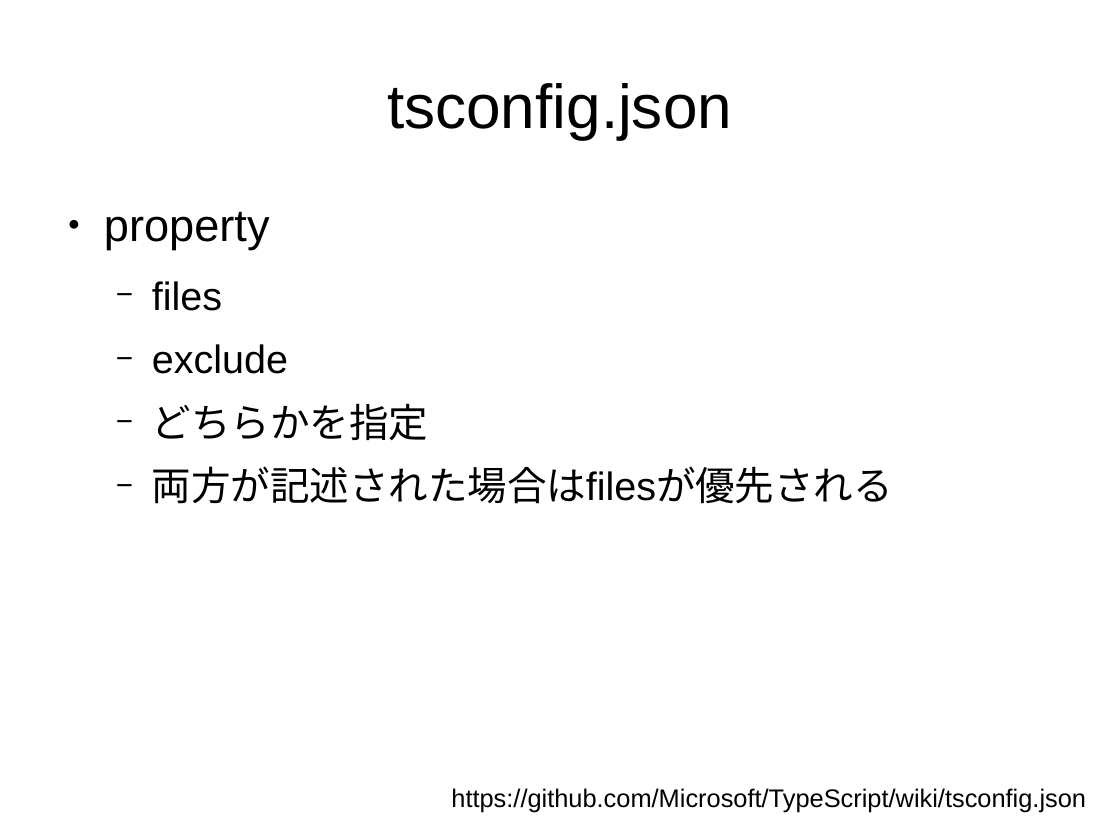
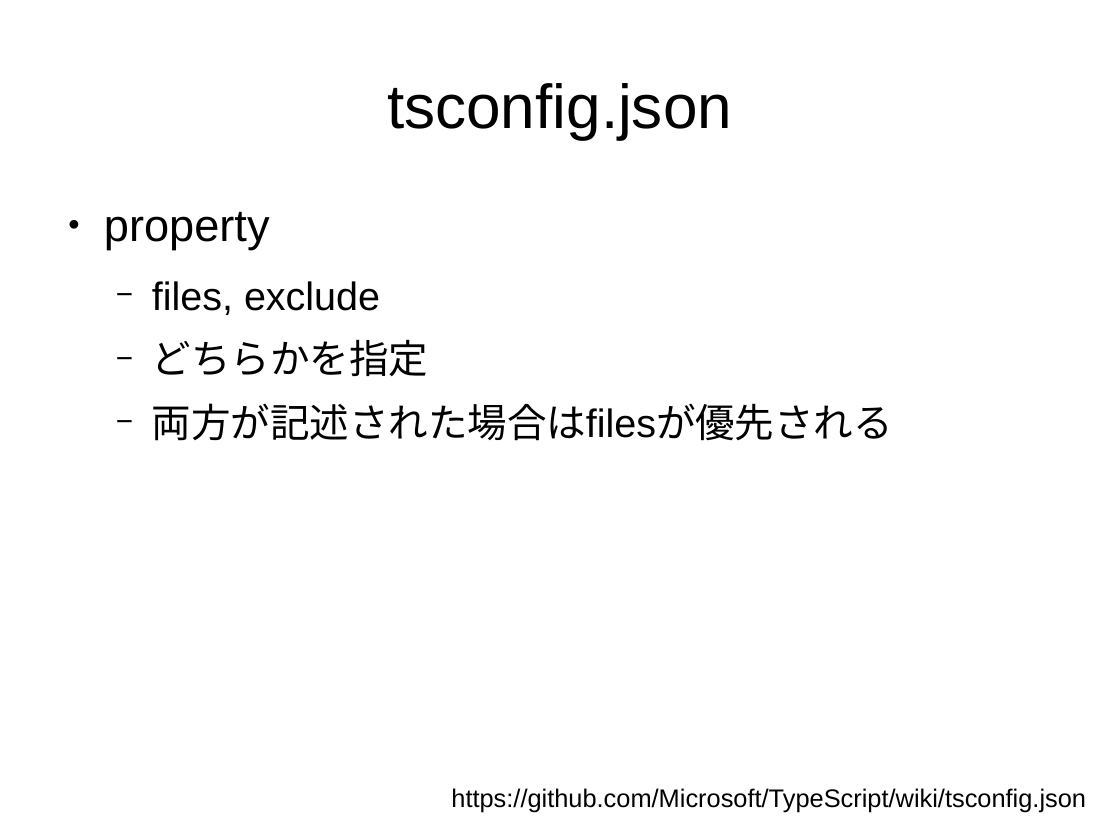
Before and after one commit to sallop/til, a slide deck: slide 7 of typescript.odp. Drawn at 1120x840 pixels with LibreOffice and Linux fonts; fonts in the diff are those of the drawing. Boxes give left, top, right and bottom in pixels: in the first picture for what was removed or moved away, otherwise in the second. Text is boxed around its words. In the diff, an @@ line names an element or a change of style, - is before the commit and + after.

```diff
--- a/typescript.odp
+++ b/typescript.odp
@@ text at [152,281,380,315]: text changed @@
-  − files
-  − exclude
+  − files, exclude
```
Also in this commit, not shown: 1 other slide changed, 5 other files.
